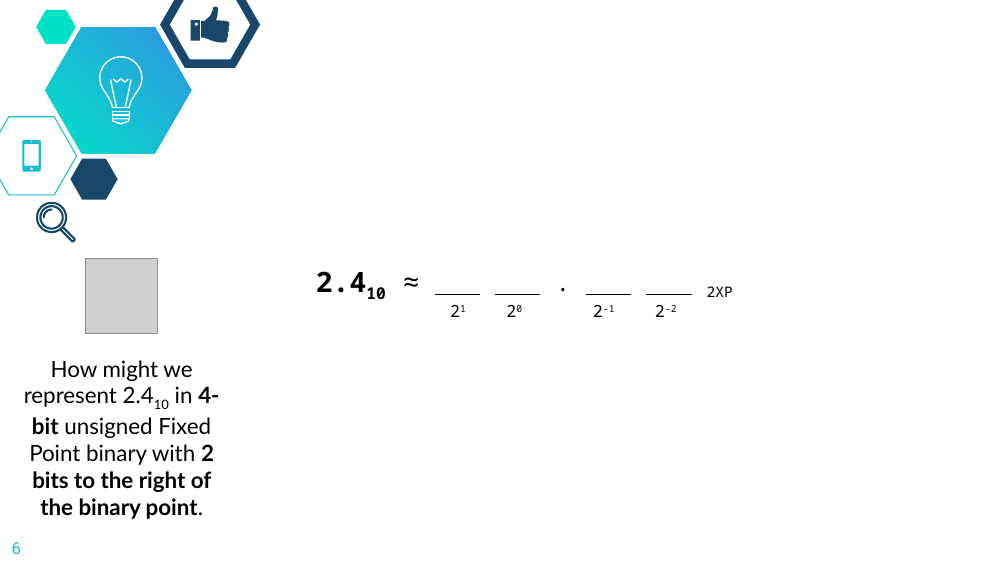
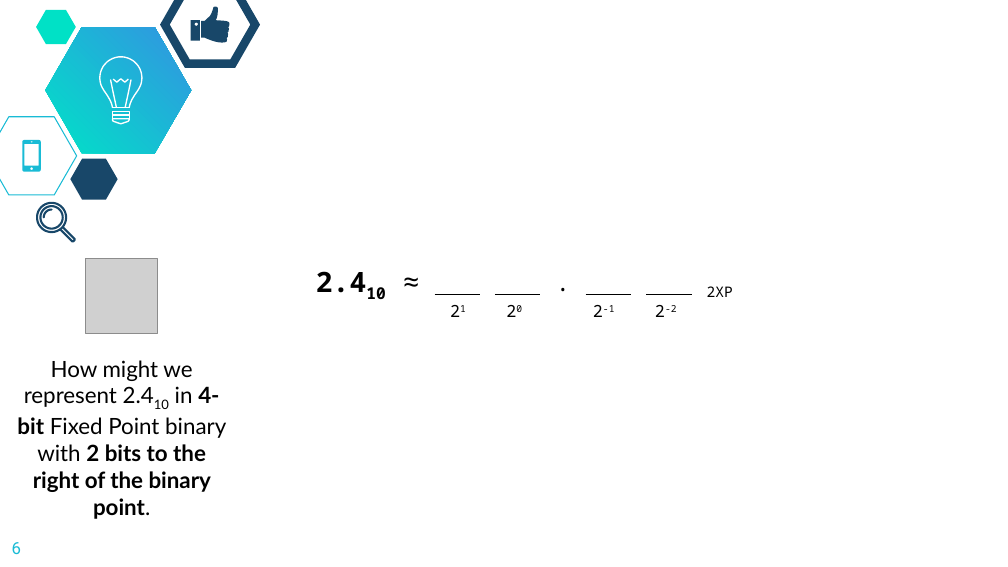
Before and after one commit to dickinson-comp256/COMP256, a slide deck: slide 6 of docs/materials/02-DataAbstractions/DA4-S-FractionalNumbers.pptx. Drawn at 1008x567 pixels with LibreOffice and Linux fonts; fonts in the diff are those of the drawing; grey boxes stand for pictures; background and template pictures are left out. Boxes give left, top, right and bottom in pixels: in the first picture for what was removed or moved away, otherwise in the second. Text is boxed around its words. In the diff, an @@ line names an element or a change of style, - is before the commit and + after.

```diff
--- a/docs/materials/02-DataAbstractions/DA4-S-FractionalNumbers.pptx
+++ b/docs/materials/02-DataAbstractions/DA4-S-FractionalNumbers.pptx
@@ text at box(17, 360, 226, 519): text changed @@
-How might we represent 2.410 in 4-bit unsigned Fixed Point binary with 2 bits to the right of the binary point.
+How might we represent 2.410 in 4-bit Fixed Point binary with 2 bits to the right of the binary point.
```
Also in this commit, not shown: 14 other slides changed, 2 slides added.
